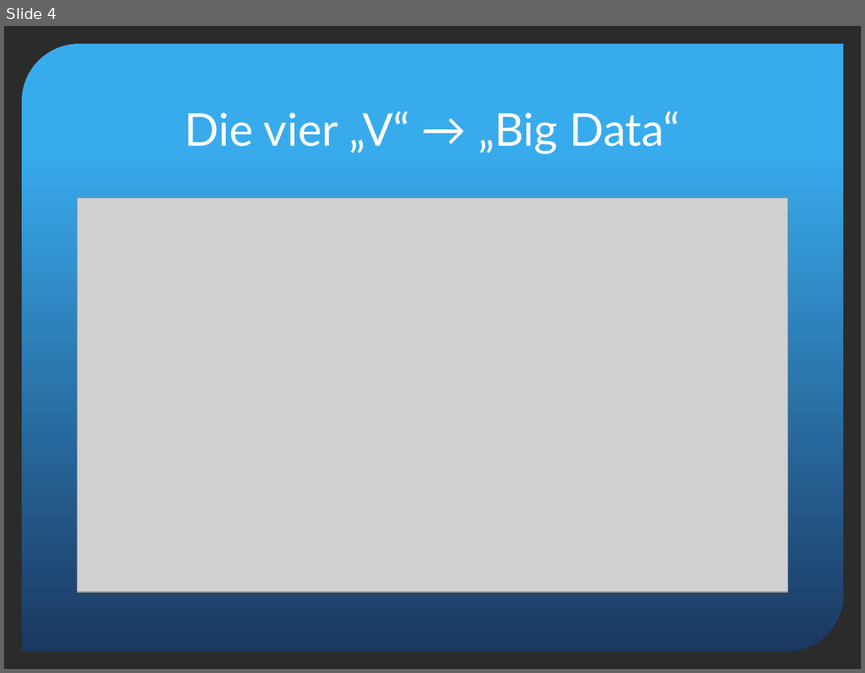
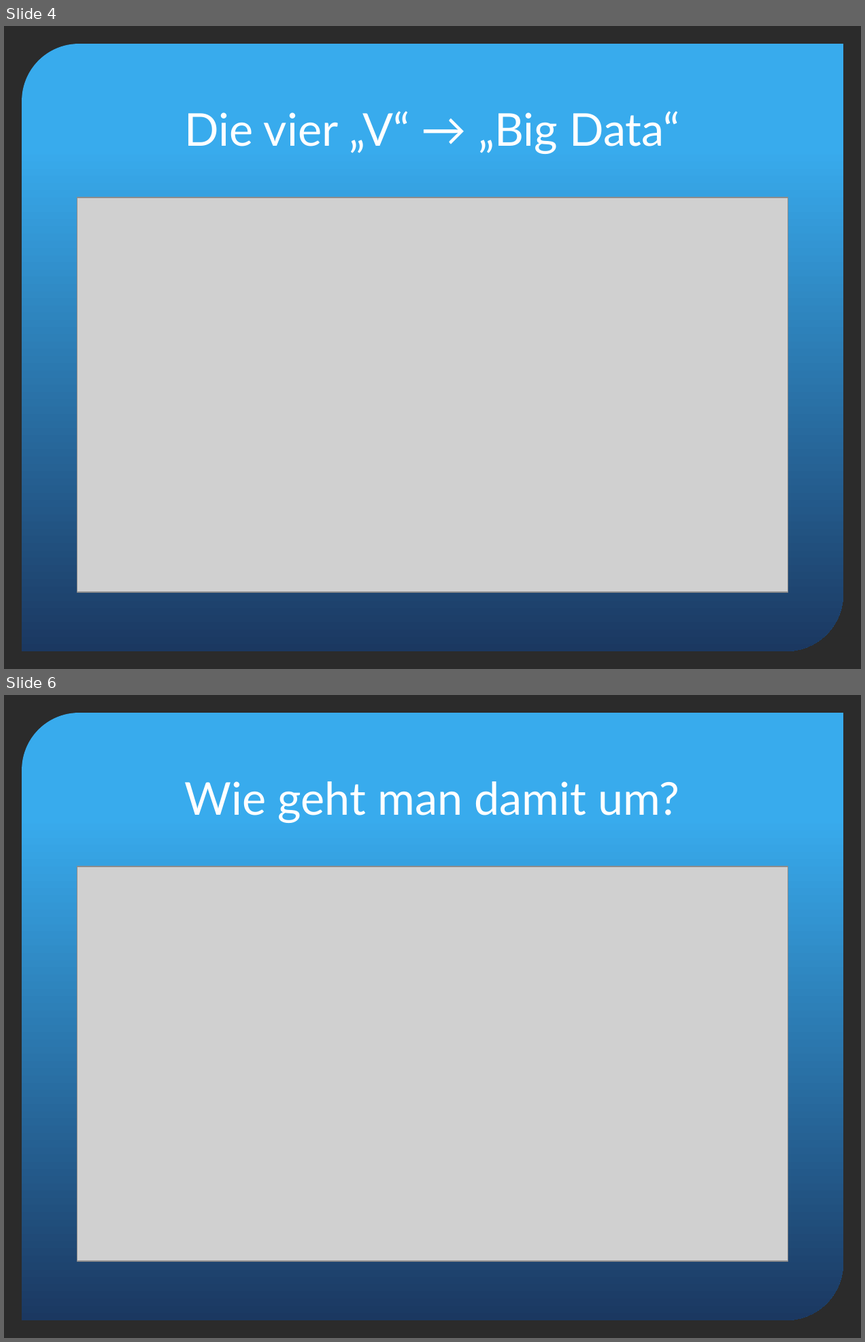
Before and after one commit to segnor/masterthesis, a slide deck: apache_spark/poster/Spark_Presentation.pptx. Shown one above the other, each under a label of ours: slide 4 before the commit, slides 4 and 6 after it; the slides between them are not shown. The pictures are 865x673 and 865x1342 pixels, drawn with LibreOffice and Linux fonts; fonts in the diff are those of the drawing; grey boxes stand for pictures; background and template pictures are left out; a plain dark background stands for a picture behind light text. Boxes give left, top, right and bottom in pixels: in the first picture for what was removed or moved away, otherwise in the second. Text is boxed around its words. In the diff, an @@ line names an element or a change of style, - is before the commit and + after.

```diff
--- a/apache_spark/poster/Spark_Presentation.pptx
+++ b/apache_spark/poster/Spark_Presentation.pptx
@@ slide 6 added at box(4, 695, 861, 1338), background picture (left out); not listed: 1 template element that a slide beside it also shows @@
@@ title added at box(185, 781, 679, 823), 38 pt, text #FFFFFF @@
+Wie geht man damit um?
@@ picture added at box(77, 866, 787, 1261) @@
```
Also in this commit, not shown: 1 slide changed, 13 other slides added, 4 other files.
